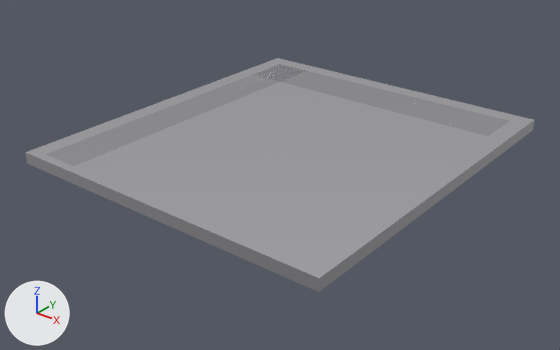
An edit to the glTF model frontend/public/models/variants/ceiling/ceiling_DD021.glb, drawn before and after from the same camera.
Both versions are drawn from a 50 mm camera at (1.88, -2.41, 3.75) aimed at (0.0, -0.06, 2.29). Every picture has the same lights, and +X, +Y and +Z are marked at lower left. The first picture is the older version.

In view in the first picture: 'Ceiling_Mirror', 'Ceiling_Panel_L', 'Ceiling_Panel_R', 'Ceiling_Shell'.
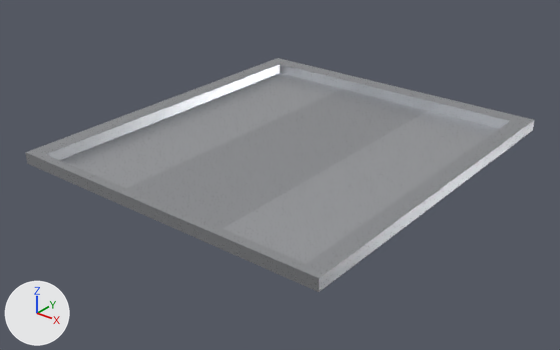
Edits to the bpy script that builds the scene:
```text
Add img_steel_hairline_5_orm:
    img_steel_hairline_5_orm = load_image('steel_hairline_5_orm', '_unpacked/steel_hairline_5_orm', 1024, 1024, 'Non-Color')
Add img_steel_hairline_5_n:
    img_steel_hairline_5_n = load_image('steel_hairline_5_n', '_unpacked/steel_hairline_5_n', 1024, 1024, 'Non-Color')
Change mat_elevator_ceilcentre_dd021:
    remove # nodes: BsdfPrincipled, OutputMaterial
    remove # colours: white #e9e9ed
    nodes: BsdfPrincipled, NormalMap, OutputMaterial, SeparateColor, TexImage x2
    colours: light grey #c5c7cb
    uses the picture img_steel_hairline_5_n
    uses the picture img_steel_hairline_5_orm
Change mat_elevator_ceilpanel_dd021:
    remove # nodes: BsdfPrincipled, OutputMaterial
    remove # colours: white #e9e9ed
    nodes: BsdfPrincipled, NormalMap, OutputMaterial, SeparateColor, TexImage x2
    colours: light grey #d3d5d9
    uses the picture img_steel_hairline_5_n
    uses the picture img_steel_hairline_5_orm
Change mat_elevator_ceilshell_dd021:
    remove # nodes: BsdfPrincipled, OutputMaterial
    remove # colours: white #e9e9ed
    nodes: BsdfPrincipled, NormalMap, OutputMaterial, SeparateColor, TexImage x2
    colours: light grey #c5c7cb
    uses the picture img_steel_hairline_5_n
    uses the picture img_steel_hairline_5_orm
```

Where the change shows, as pixel boxes [x1, y1, x2, y2] in the pictures (560 x 350 px):
'Ceiling_Shell', surface changed
    both: [25, 58, 534, 292]
'Ceiling_Mirror', surface changed
    both: [127, 89, 427, 229]
